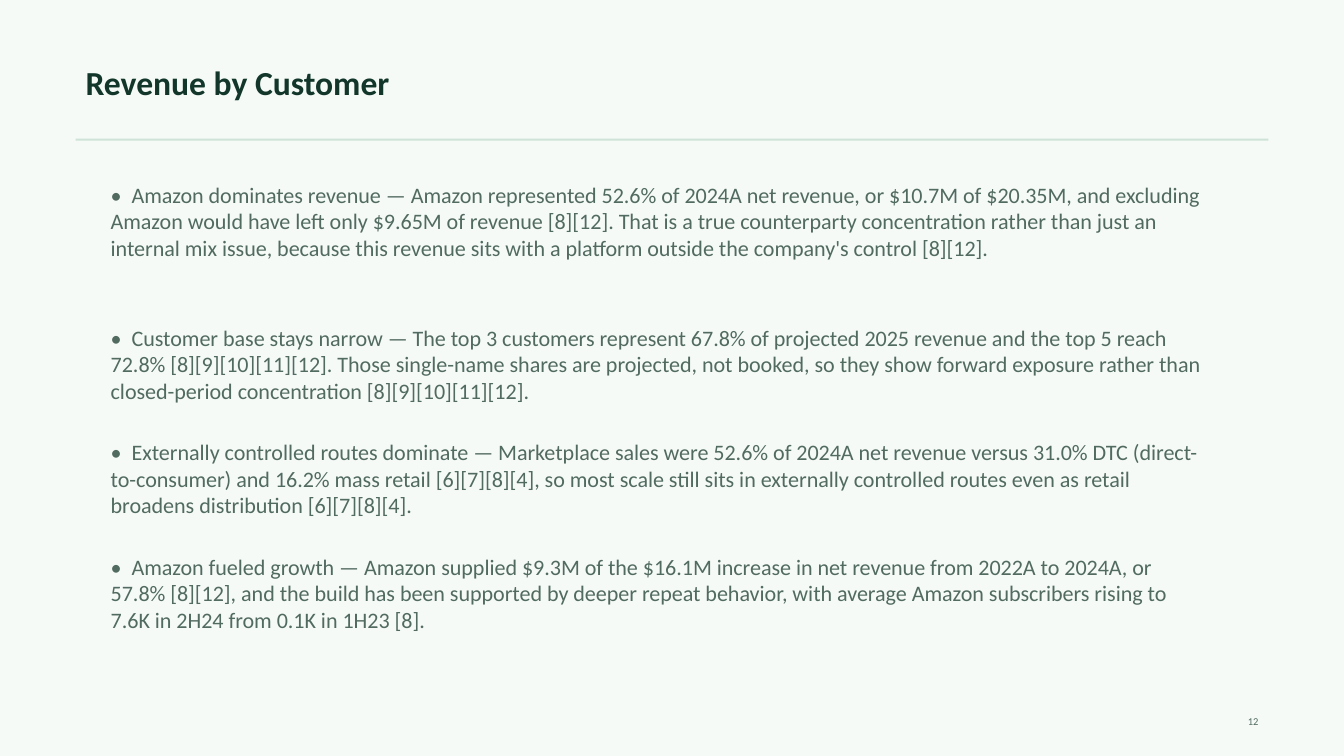
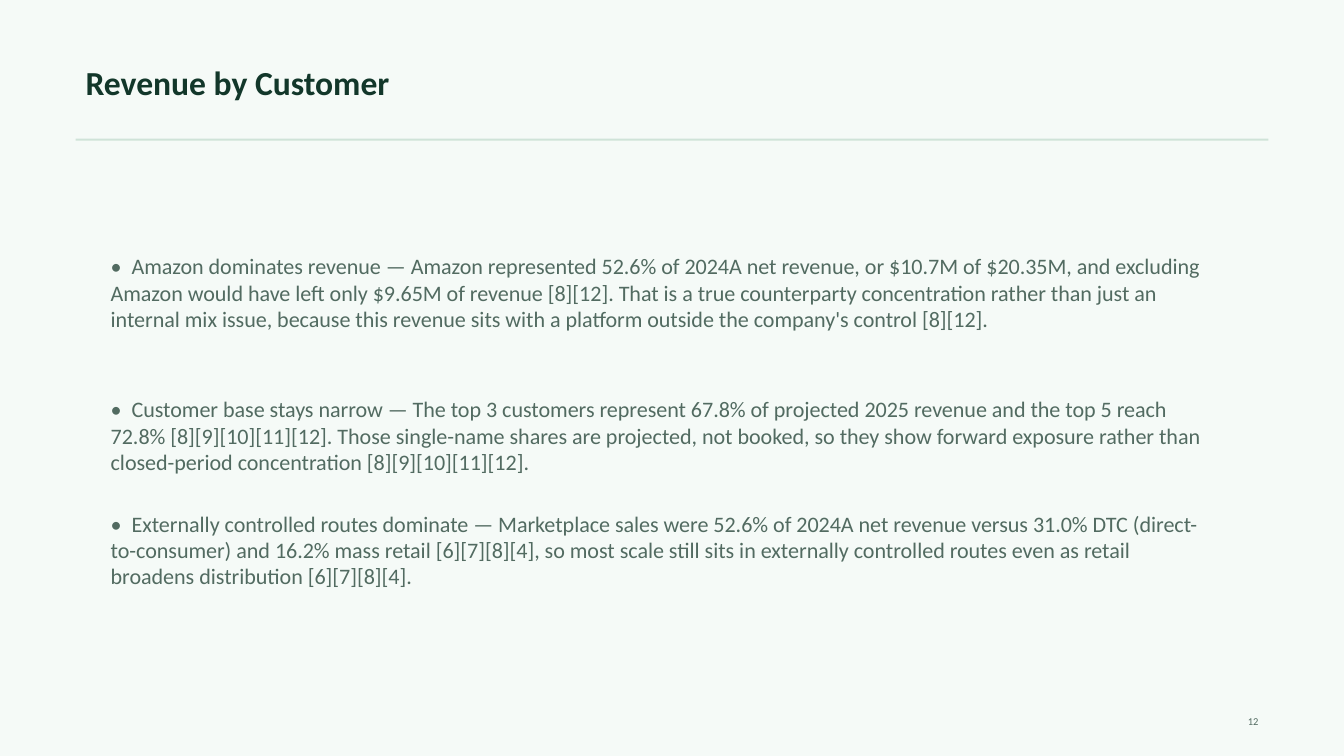
Before and after one commit to satyam-binocs/financials-ppt-poc, a slide deck: slide 12 of .codex-finalizer/phase2-candidate.pptx. Drawn at 1344x756 pixels with LibreOffice and Linux fonts; fonts in the diff are those of the drawing. Boxes give left, top, right and bottom in pixels: in the first picture for what was removed or moved away, otherwise in the second. Text is boxed around its words. In the diff, an @@ line names an element or a change of style, - is before the commit and + after.

```diff
--- a/.codex-finalizer/phase2-candidate.pptx
+++ b/.codex-finalizer/phase2-candidate.pptx
@@ 3 texts: place and size @@
-3 texts at (111, 187, 1200, 516)
+3 texts at (111, 258, 1200, 587)
@@ text removed at (111, 559, 1167, 631) @@
-• Amazon fueled growth — Amazon supplied $9.3M of the $16.1M increase in net revenue from 2022A to 2024A, or 57.8% [8][12], and the build has been supported by deeper repeat behavior, with average Amazon subscribers rising to 7.6K in 2H24 from 0.1K in 1H23 [8].
```
Also in this commit, not shown: 22 other slides changed, 19 other files.
